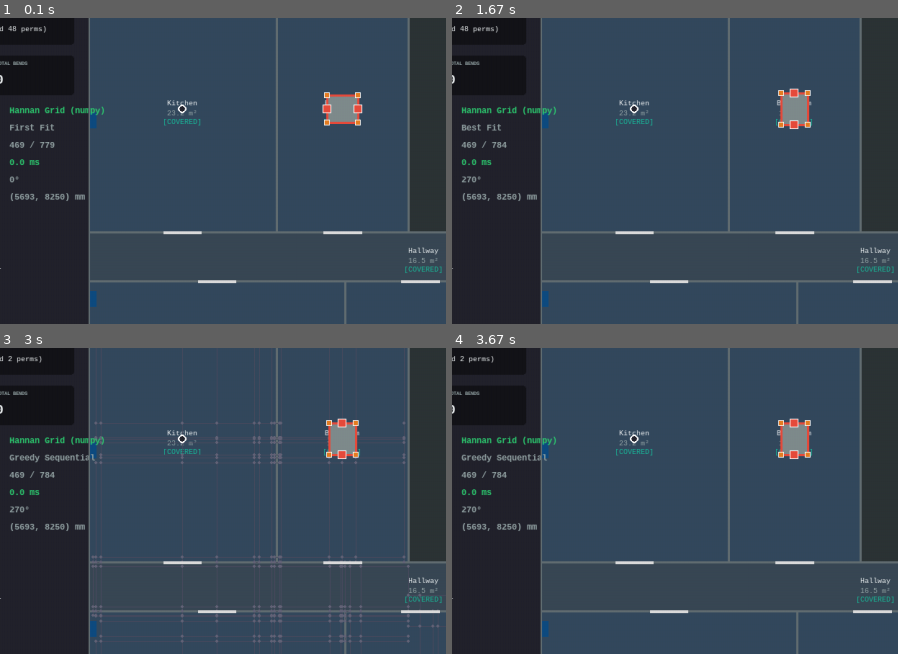
Above: before the commit, frames 1-4 (two rows, left to right).
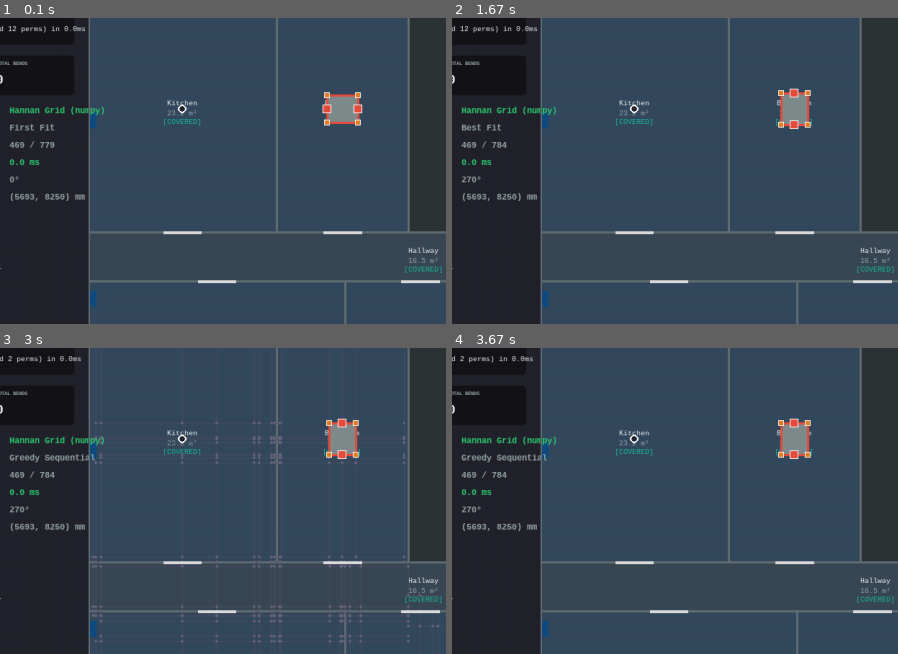
Above: after the commit, the same moments.

Repository: alxgom/MEP
Game: pygame game, started from demos/10/main.py
Same seed, same stepped clock (60 frames per second), same inputs: the game is played once before the commit and once after it.
Inputs (mouse positions are % of the whole screen's width and height, from its top left):
- Up to frame 1 (0.1 s): no input
- Up to frame 2 (1.67 s): hold Right 0.33-0.8 s; move the mouse to (46, 54) at 0.37 s; hold Right 0.83-1.3 s; move the mouse to (82, 47) at 0.87 s; tap C at 0.98 s; hold Left from 1.33 s (still down); move the mouse to (25, 51) at 1.37 s
- Up to frame 3 (3 s): release Left at 1.87 s; hold Left 1.9-2.3 s; move the mouse to (18, 35) at 1.93 s; tap G at 2.05 s; hold Right 2.33-2.97 s; move the mouse to (64, 15) at 2.37 s; tap C at 2.48 s
- Up to frame 4 (3.67 s): hold Left 3-3.47 s; move the mouse to (61, 59) at 3.03 s; hold Right from 3.5 s (still down); move the mouse to (52, 16) at 3.53 s; tap G at 3.65 s
The pictures show only the part of the screen within x 12-62%, y 15-65%; the shares and areas given below are measured in that part.

The runs differ from the first frame. In frame 1, less than 0.1% of the frame differs, in the area x 1-20%, y 2-5%; in frame 2, less than 0.1%; in frame 3, less than 0.1%; in frame 4, less than 0.1%.

Commit message:
Restrict permutation search to only cycle small duct rooms and append elapsed routing time to HUD status text

Diff:
--- a/demos/10/main.py
+++ b/demos/10/main.py
@@ -985,7 +985,6 @@
     routes.append(("Shaft", shaft_segs))
 
     total_nodes = len(shaft_path)
-    available_small_pins = ["tl", "tr", "bl", "br"]
 
     # Pre-calculate terminal node indices
     terminal_nodes = get_all_terminal_node_indices(pin_node_map, shaft_node_idx)
@@ -1002,74 +1001,71 @@
                     w[edge] = 1e9
         return w
 
+    # 1. Route Kitchen (Fixed position right after Shaft)
+    kitchen_pt = terminals.get("Kitchen")
+    if kitchen_pt:
+        _, kitchen_node_idx = grid_kd.query(kitchen_pt)
+        kitchen_node_idx = int(kitchen_node_idx)
+
+        current_weights = get_weights_blocking_other_terminals("Kitchen", accumulated_weights)
+        kitchen_path, _, _ = run_super_sink_astar(
+            current_env,
+            kitchen_node_idx,
+            [kitchen_pin_name],
+            pin_node_map,
+            global_pins,
+            machine_angle,
+            C_BEND,
+            edge_weights=current_weights
+        )
+        if kitchen_path is None:
+            return False, None, "No path to Kitchen", 0
+
+        kitchen_segs = []
+        for i in range(len(kitchen_path) - 1):
+            p1 = current_env.nodes[kitchen_path[i]]
+            p2 = current_env.nodes[kitchen_path[i+1]]
+            kitchen_segs.append(((float(p1[0]), float(p1[1])), (float(p2[0]), float(p2[1]))))
+        routes.append(("Kitchen", kitchen_segs))
+        total_nodes += len(kitchen_path)
+
+        kitchen_pin_node_idx = pin_node_map[kitchen_pin_name]
+        block_path_and_node(kitchen_path, kitchen_pin_node_idx, accumulated_weights, current_env, block_nodes=block_nodes)
+
+    # 2. Route small duct rooms in perm order
+    available_small_pins = ["tl", "tr", "bl", "br"]
     for room_name in perm:
-        if room_name == "Kitchen":
-            kitchen_pt = terminals.get("Kitchen")
-            if not kitchen_pt:
-                continue
-            _, kitchen_node_idx = grid_kd.query(kitchen_pt)
-            kitchen_node_idx = int(kitchen_node_idx)
-
-            # Temporary weights blocking other terminals
-            current_weights = get_weights_blocking_other_terminals("Kitchen", accumulated_weights)
-
-            kitchen_path, _, _ = run_super_sink_astar(
-                current_env,
-                kitchen_node_idx,
-                [kitchen_pin_name],
-                pin_node_map,
-                global_pins,
-                machine_angle,
-                C_BEND,
-                edge_weights=current_weights
-            )
-            if kitchen_path is None:
-                return False, None, "No path to Kitchen", 0
-
-            kitchen_segs = []
-            for i in range(len(kitchen_path) - 1):
-                p1 = current_env.nodes[kitchen_path[i]]
-                p2 = current_env.nodes[kitchen_path[i+1]]
-                kitchen_segs.append(((float(p1[0]), float(p1[1])), (float(p2[0]), float(p2[1]))))
-            routes.append(("Kitchen", kitchen_segs))
-            total_nodes += len(kitchen_path)
-
-            kitchen_pin_node_idx = pin_node_map[kitchen_pin_name]
-            block_path_and_node(kitchen_path, kitchen_pin_node_idx, accumulated_weights, current_env, block_nodes=block_nodes)
-        else:
-            if not available_small_pins:
-                return False, None, f"No port for {room_name}", 0
-            room_pt = terminals[room_name]
-            _, room_node_idx = grid_kd.query(room_pt)
-            room_node_idx = int(room_node_idx)
-
-            # Temporary weights blocking other terminals
-            current_weights = get_weights_blocking_other_terminals(room_name, accumulated_weights)
-
-            room_path, _, chosen_small_pin = run_super_sink_astar(
-                current_env,
-                room_node_idx,
-                available_small_pins,
-                pin_node_map,
-                global_pins,
-                machine_angle,
-                C_BEND,
-                edge_weights=current_weights
-            )
-            if room_path is None:
-                return False, None, f"No path to {room_name}", 0
-
-            room_segs = []
-            for i in range(len(room_path) - 1):
-                p1 = current_env.nodes[room_path[i]]
-                p2 = current_env.nodes[room_path[i+1]]
-                room_segs.append(((float(p1[0]), float(p1[1])), (float(p2[0]), float(p2[1]))))
-            routes.append((room_name, room_segs))
-            total_nodes += len(room_path)
-
-            chosen_pin_node_idx = pin_node_map[chosen_small_pin]
-            block_path_and_node(room_path, chosen_pin_node_idx, accumulated_weights, current_env, block_nodes=block_nodes)
-            available_small_pins.remove(chosen_small_pin)
+        if not available_small_pins:
+            return False, None, f"No port for {room_name}", 0
+        room_pt = terminals[room_name]
+        _, room_node_idx = grid_kd.query(room_pt)
+        room_node_idx = int(room_node_idx)
+
+        current_weights = get_weights_blocking_other_terminals(room_name, accumulated_weights)
+        room_path, _, chosen_small_pin = run_super_sink_astar(
+            current_env,
+            room_node_idx,
+            available_small_pins,
+            pin_node_map,
+            global_pins,
+            machine_angle,
+            C_BEND,
+            edge_weights=current_weights
+        )
+        if room_path is None:
+            return False, None, f"No path to {room_name}", 0
+
+        room_segs = []
+        for i in range(len(room_path) - 1):
+            p1 = current_env.nodes[room_path[i]]
+            p2 = current_env.nodes[room_path[i+1]]
+            room_segs.append(((float(p1[0]), float(p1[1])), (float(p2[0]), float(p2[1]))))
+        routes.append((room_name, room_segs))
+        total_nodes += len(room_path)
+
+        chosen_pin_node_idx = pin_node_map[chosen_small_pin]
+        block_path_and_node(room_path, chosen_pin_node_idx, accumulated_weights, current_env, block_nodes=block_nodes)
+        available_small_pins.remove(chosen_small_pin)
 
     return True, routes, "Success", total_nodes
 
@@ -1147,19 +1143,18 @@
         elapsed_ms = (time.perf_counter() - t_start) * 1000.0
         return None, "Blocked: No path to shaft", elapsed_ms, 0
 
-    # 2. Backtracking search over permutations of the rooms
+    # 2. Backtracking search over permutations of the small duct rooms
     from itertools import permutations
     other_rooms = sorted(
         [name for name in terminals.keys() if name != "Kitchen" and any(w in name for w in ["Bathroom", "Toilet", "Washroom"])],
         key=lambda name: math.hypot(terminals[name][0] - machine_cx, terminals[name][1] - machine_cy)
     )
-    all_rooms_to_permute = ["Kitchen"] + other_rooms
 
     if routing_strategy_idx == 0:
         # Greedy Sequential: only the default proximity order
-        all_perms = [tuple(all_rooms_to_permute)]
+        all_perms = [tuple(other_rooms)]
     else:
-        all_perms = list(permutations(all_rooms_to_permute))
+        all_perms = list(permutations(other_rooms))
 
     best_routes = None
     best_crossings = 1e9
@@ -1179,7 +1174,7 @@
             if crossings == 0:
                 if routing_strategy_idx == 1: # First Fit
                     elapsed_ms = (time.perf_counter() - t_start) * 1000.0
-                    status_text = f"Success: Routed all (tried {perm_attempts} perms, 0 crossings)"
+                    status_text = f"Success: Routed all (tried {perm_attempts} perms, 0 crossings) in {elapsed_ms:.1f}ms"
                     return routes_cand, status_text, elapsed_ms, total_nodes_cand
                 else: # Best Fit or Greedy
                     if score < best_score:
@@ -1215,11 +1210,11 @@
     # Return the best route found
     if best_routes is not None:
         elapsed_ms = (time.perf_counter() - t_start) * 1000.0
-        status_text = f"Success: Routed all (tried {perm_attempts} perms, {best_crossings} crossings)"
+        status_text = f"Success: Routed all (tried {perm_attempts} perms, {best_crossings} crossings) in {elapsed_ms:.1f}ms"
         return best_routes, status_text, elapsed_ms, best_total_nodes
     else:
         elapsed_ms = (time.perf_counter() - t_start) * 1000.0
-        return None, f"Routing Blocked (tried {perm_attempts} perms)", elapsed_ms, 0
+        return None, f"Routing Blocked (tried {perm_attempts} perms) in {elapsed_ms:.1f}ms", elapsed_ms, 0
 
 def main():
     global machine_cx, machine_cy, machine_angle, show_grid_graph, graph_type_idx, routing_strategy_idx
